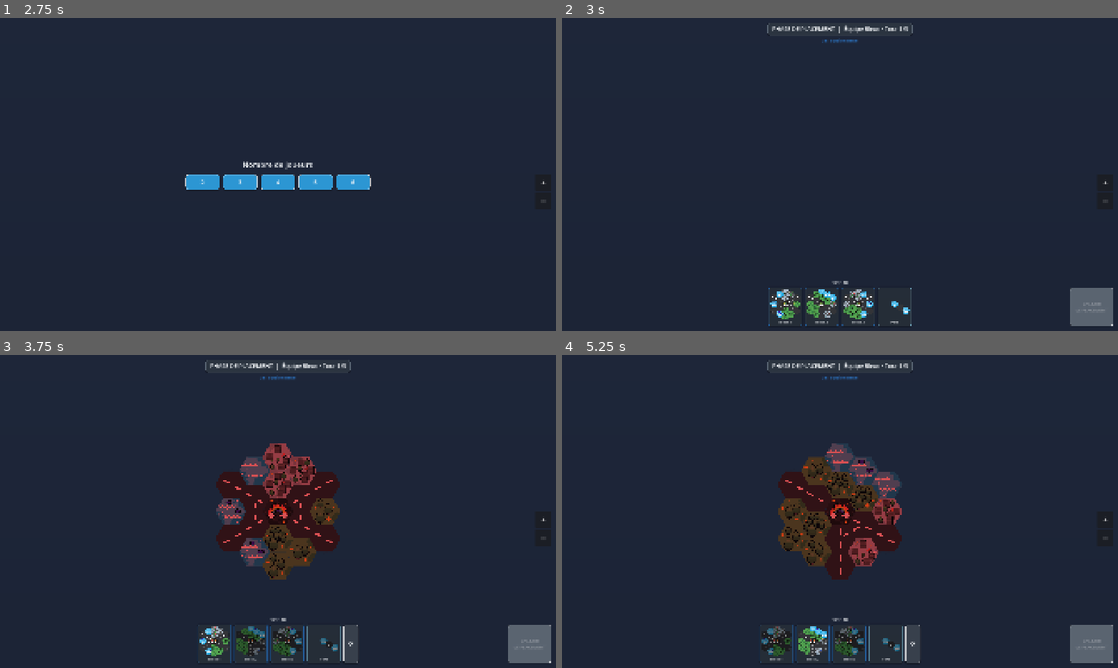
Above: before the commit, frames 1-4 (two rows, left to right).
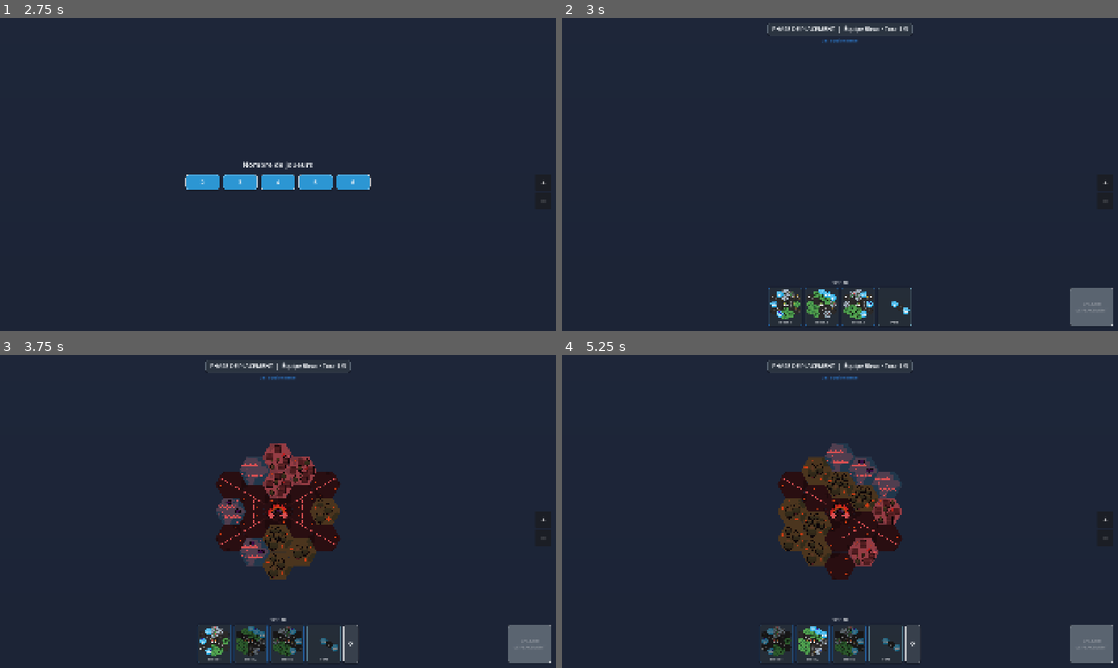
Above: after the commit, the same moments.

Repository: yoann-shopopop/shopopop-express
Game: Godot game, scene res://scenes/main.tscn
Two runs of this game, one before a commit and one after it. Both use one fixed random seed, a clock stepped at 60 frames per second and the inputs below.
Inputs (mouse positions are in pixels of both pictures, inside the frame that each line leads up to):
- Up to frame 1 (2.75 s): click "Jouer" at 0.5 s; click "+" at 1.25 s; click "−" at 2 s
- Up to frame 2 (3 s): click "2" at 2.75 s
- Up to frame 3 (3.75 s): click (222, 639) at 3.52 s
- Up to frame 4 (5.25 s): click (778, 639) at 4.27 s; click (812, 639) at 5.02 s

Frame 1 is identical in both runs. In frame 2, less than 0.1% of the frame differs, in the area x 37-61%, y 88-95%; in frame 3, 0.3%, in the area x 35-61%, y 39-96%; in frame 4, 0.2%.

Commit message:
fix(view): aligne le rendu des tuiles route sur l'art hex-plein
Les routes ont été redessinées au nouveau format flat-top (~248px, hexagone
plein sans débord), mais TileSprite les rendait encore avec l'ancienne
géométrie (largeur 450, offset nord 56) -> route ~1,8x trop petite et décalée.

Géométrie unifiée : un seul pixel_size/offset pour tous les types de case ;
la branche route ne fait plus que choisir la texture orientée. Constantes
obsolètes ROAD_TEX_W / ROAD_OFFSET_Y_PX retirées. CLAUDE.md mis à jour.

Co-Authored-By: Claude Opus 4.8 (1M context) <noreply@anthropic.com>

Diff:
--- a/src/view/tile_sprite.gd
+++ b/src/view/tile_sprite.gd
@@ -1,18 +1,14 @@
 class_name TileSprite
 extends RefCounted
-## Builds a single textured cell as a flat Sprite3D. Two art sets coexist: the new flat-top hex art
-## (water/green/urban/event, ≈248×215, no overflow) and the ORIGINAL road art (450×500, drawn for the
-## RoadTiling convention so markings line up), each with its own geometry. Shared by the board view,
-## the ghost and the UI previews so they all look identical.
+## Builds a single textured cell as a flat Sprite3D. All cell types share one flat-top hex art set
+## (≈248 wide, the hex fills the frame, no overflow); roads additionally pick an oriented variant so
+## their markings line up via the RoadTiling convention. Shared by the board view, the ghost and the
+## UI previews so they all look identical.
 
-const TEX_W := 248.0                              # new art = flat-top hex bounding box (≈248×215)
+const TEX_W := 248.0                              # flat-top hex bounding box width (≈248×215)
 const TEX_H := 215.0
 const BASE_PX := 215.0                            # the art fills the hex; no northward overflow
 const OFFSET_Y_PX := (TEX_H - BASE_PX) / 2.0      # 0 — kept as a formula for clarity
-# Roads keep the original art + geometry (a 388px hex base centered in a 500px canvas, art overflows
-# north) so the markings orient correctly via RoadTiling.
-const ROAD_TEX_W := 450.0
-const ROAD_OFFSET_Y_PX := (500.0 - 388.0) / 2.0   # 56
 const SORT_K := 0.01                              # south-over-north depth nudge
 const FLAT := Basis(Vector3(1, 0, 0), -PI / 2.0)  # lay flat, texture-up = north
 
@@ -27,11 +23,13 @@
 	sprite.transparent = true
 	sprite.texture_filter = BaseMaterial3D.TEXTURE_FILTER_LINEAR_WITH_MIPMAPS
 
+	# Every tile shares the flat-top hex art geometry (hex fills the frame, no overflow).
+	sprite.pixel_size = (2.0 * size) / TEX_W
+	sprite.offset = Vector2(0, OFFSET_Y_PX)
+
 	var yaw := 0.0
 	if type == CellType.Kind.ROUTE:
-		# Roads use the original art + geometry (markings drawn for the RoadTiling convention).
-		sprite.pixel_size = (2.0 * size) / ROAD_TEX_W
-		sprite.offset = Vector2(0, ROAD_OFFSET_Y_PX)
+		# Roads pick an oriented texture so the markings line up via the RoadTiling convention.
 		var dirs := _road_dirs(cell, road_cells)
 		if dirs.is_empty():
 			# A lone road cell = a bridge's central road (flanked only by its own water ends). Use the
@@ -47,9 +45,6 @@
 			sprite.flip_h = meta["flip"]
 			yaw = float(meta["steps"]) * PI / 3.0
 	else:
-		# New flat-top hex art (no overflow).
-		sprite.pixel_size = (2.0 * size) / TEX_W
-		sprite.offset = Vector2(0, OFFSET_Y_PX)
 		if type == CellType.Kind.URBAN and is_drive:
 			# The pickup point's urban cell shows the DRIVE storefront art (the enseigne jeton on top).
 			var drives := TileTextures.drive_variants()
Binary file changed: assets/tiles/road/1.png
Binary file changed: assets/tiles/road/2.png
Binary file changed: assets/tiles/road/3.png
Not shown, changed: CLAUDE.md
